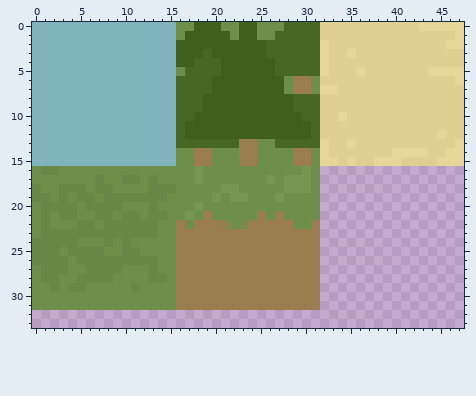
Pixel-art sprite, stored at assets/tilemap.png. This is how it looked before the edit.
The file is 48x48 pixels. Colours within 5 levels of each other are drawn and written as one. Shown: x 0..47, y 0..33.
After the commit:
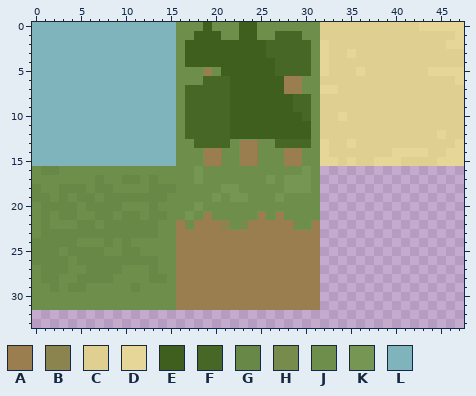
Palette (. is transparent): A #9b7e50  B #8c844f  C #dfcf90  D #e6d697  E #3f5f1f  F #476727  G #688847  H #768b4c  J #6e8f4c  K #769754  L #7fb4bc
The exact change:
@@ x 14..33 @@
- 0 LLJJEEEJJEEJJJFFFFCC
- 1 LLJEEEEEJEEJJFFFFFCC
- 2 LLEEEEEEEEEEFFFFFFDC
- 3 LLEEEFEEEEEEFFFFFFDC
- 4 LLEEFFFEEEEEEFFFFFDC
- 5 LLJFFFFEEEEEEFFFFFDC
- 6 LLFFFFEEEEEEEEJAAJCC
- 7 LLFFFFEEEEEEEEJAAJDD
- 8 LLFFFEEEEEEEEEEFFFCC
- 9 LLFFFEEEEEEEEEEFFFCC
-10 LLFFEEEEEEEEEEEEFFCC
-11 LLFEEEEEEEEEEEEEEFCC
-12 LLFEEEEEEEEEEEEEEFCC
-13 LLFFFFFFFAAJJFFFFFDC
-14 LLJJAAJJJAAJJJJAAJDC
-15 LLJJAAJJJAAJJJJAAJDD
+ 0 LLJJJEJJJEEJJJJJJJCC
+ 1 LLJJEEEJJEEJJFFFJJCC
+ 2 LLJEEEEEEEEEFFFFFJDC
+ 3 LLJEEEEEEEEEFFFFFJDC
+ 4 LLJEEEEEEEEEEFFFFJDC
+ 5 LLJJJAJEEEEEEFFFFJDC
+ 6 LLJJJFFFEEEEEEAAJJCC
+ 7 LLJFFFFFEEEEEEAAJJDD
+ 8 LLJFFFFFEEEEEEEFFJCC
+ 9 LLJFFFFFEEEEEEEFFJCC
+10 LLJFFFFFEEEEEEEEFJCC
+11 LLJFFFFFEEEEEEEEEJCC
+12 LLJFFFFFEEEEEEEEEJCC
+13 LLJJFFFFJAAJJFFFFJDC
+14 LLJJJAAJJAAJJJAAJJDC
+15 LLJJJAAJJAAJJJAAJJDD
 16 JJJJKJJJJJJJJJJJKJ..
Boxes around the changes in both pictures, in picture pixels (x1, y1, x2, y2):
changed: (176, 22, 239, 166)
changed: (284, 22, 320, 166)
